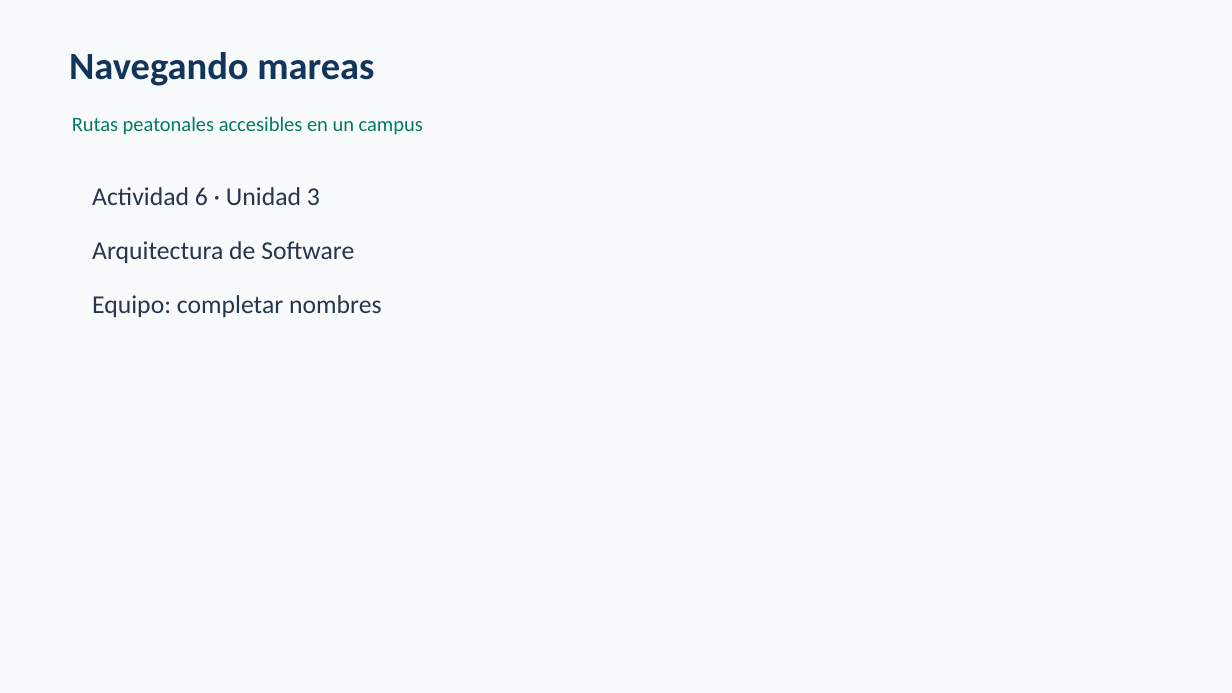
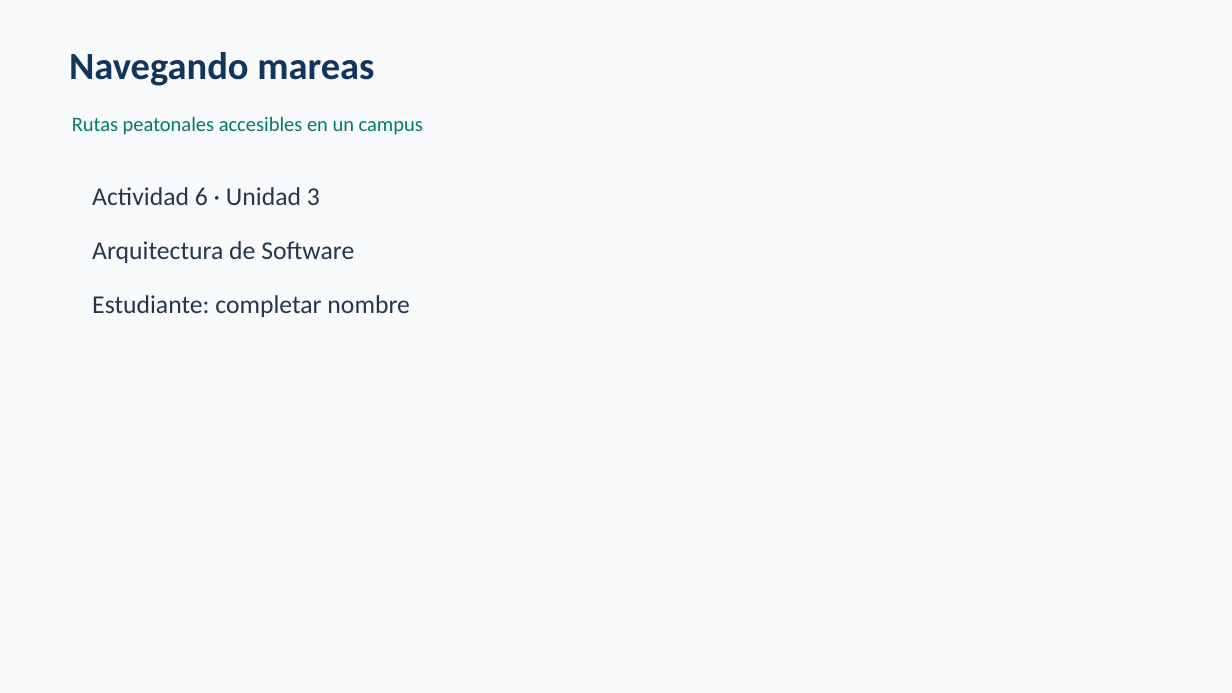
Before and after one commit to Sakman37/Estrategias, a slide deck: slide 1 of PRESENTACION.pptx. Drawn at 1232x693 pixels with LibreOffice and Linux fonts; fonts in the diff are those of the drawing. Boxes give left, top, right and bottom in pixels: in the first picture for what was removed or moved away, otherwise in the second. Text is boxed around its words. In the diff, an @@ line names an element or a change of style, - is before the commit and + after.

```diff
--- a/PRESENTACION.pptx
+++ b/PRESENTACION.pptx
@@ text at (92,295,409,317): text changed @@
-Equipo: completar nombres
+Estudiante: completar nombre
```
Also in this commit, not shown: 1 other slide changed, 10 other files.
